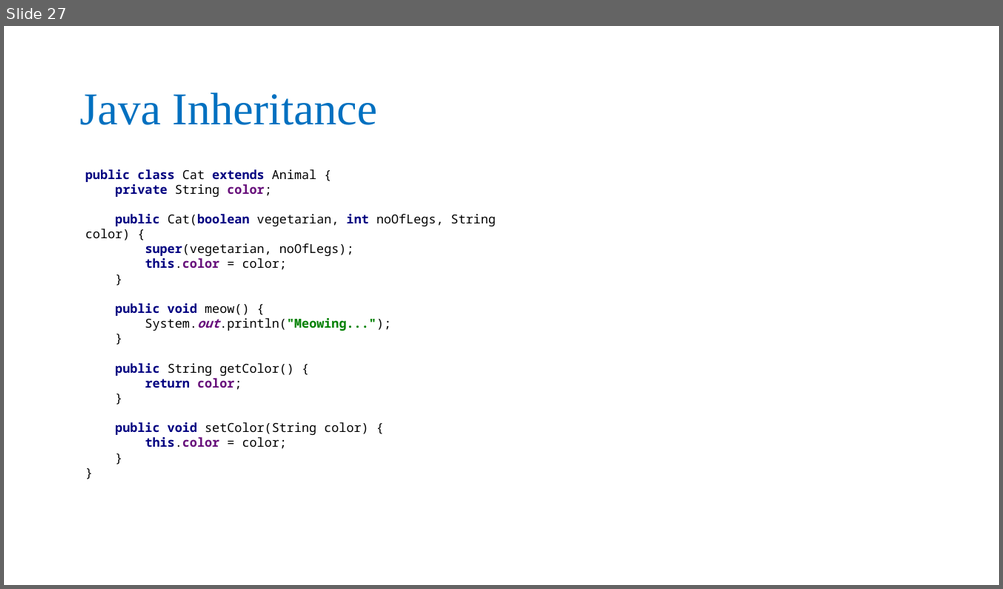
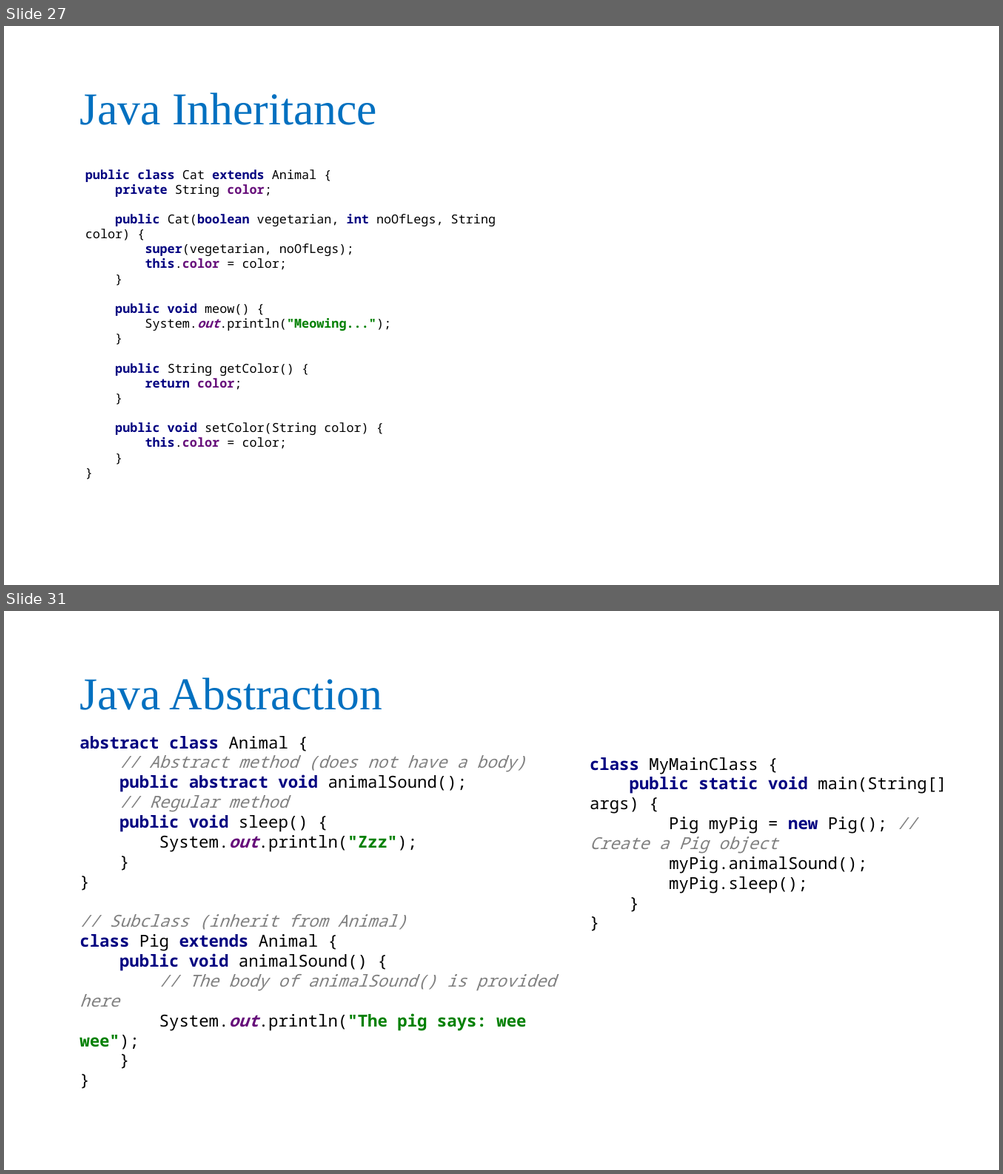
Before and after one commit to nguyenvanson332000/19jsp06, a slide deck: slides/java_core/java_oop.pptx. Shown one above the other, each under a label of ours: slide 27 before the commit, slides 27 and 31 after it; the slides between them are not shown. The pictures are 1003x589 and 1003x1174 pixels, drawn with LibreOffice and Linux fonts; fonts in the diff are those of the drawing. Boxes give left, top, right and bottom in pixels: in the first picture for what was removed or moved away, otherwise in the second. Text is boxed around its words. In the diff, an @@ line names an element or a change of style, - is before the commit and + after.

Commit message:
Java oop 2

```diff
--- a/slides/java_core/java_oop.pptx
+++ b/slides/java_core/java_oop.pptx
@@ slide 31 added at (4,611,999,1170), background #FFFFFF @@
@@ title added at (79,678,382,710), 44 pt, text #0070C0 @@
+Java Abstraction
@@ text added at (79,736,555,1031), 16 pt, text #808080 @@
+abstract class Animal {
+// Abstract method (does not have a body)
+public abstract void animalSound();
+// Regular method
+public void sleep() {
+System.out.println("Zzz");
+}
+}
+// Subclass (inherit from Animal)
+class Pig extends Animal {
+public void animalSound() {
+// The body of animalSound() is provided here
+System.out.println("The pig says: wee wee");
+}
+}
@@ text added at (589,758,946,893), 16 pt, text #000000 @@
+class MyMainClass {
+public static void main(String[] args) {
+Pig myPig = new Pig(); // Create a Pig object
+myPig.animalSound();
+myPig.sleep();
+}
+}
```
Also in this commit, not shown: 4 other slides added.
